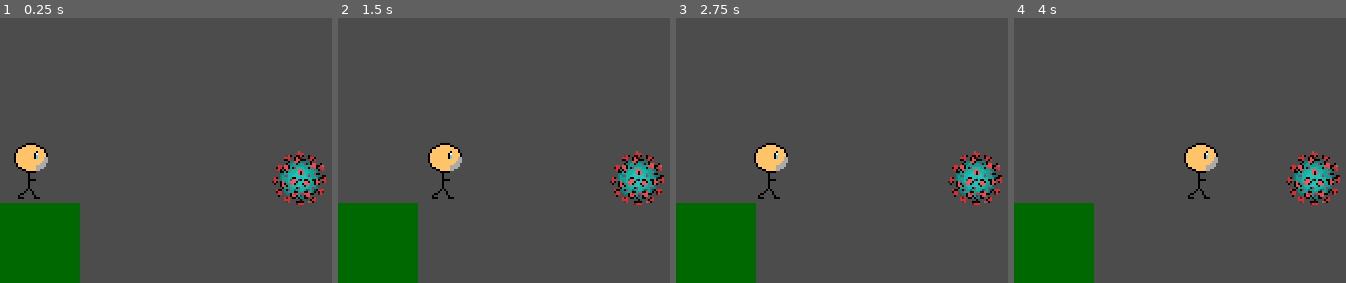
Above: before the commit, frames 1-4 (left to right).
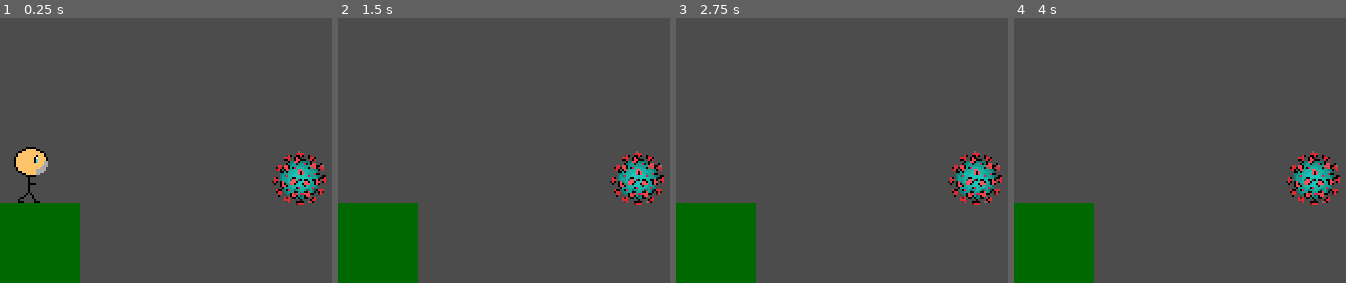
Above: after the commit, the same moments.

Repository: progsource/ssj2020_1
Game: Godot game, scene res://scenes/Game.tscn
Two runs of this game, one before a commit and one after it. Both use one fixed random seed, a clock stepped at 60 frames per second and the inputs below.
Inputs:
- Up to frame 1 (0.25 s): no input
- Up to frame 2 (1.5 s): tap Enter at 0.5 s; hold Right (ui_right) from 0.53 s (still down); tap Space (ui_select) at 0.6, 0.77, 1.07, 1.35 s
- Up to frame 3 (2.75 s): tap Space (ui_select) at 1.52, 1.82, 2.1 s; release Right (ui_right) at 2.03 s; hold Left (ui_left) from 2.03 s (still down)
- Up to frame 4 (4 s): release Left (ui_left) at 2.78 s; hold Right (ui_right) from 2.78 s (still down); tap Space (ui_select) at 2.85, 3.02, 3.32, 3.6, 3.77 s

The runs differ from the first frame. In frame 1, 0.7% of the frame differs, in the area x 4-15%, y 47-70%; in frame 2, 1.0%, in the area x 27-38%, y 47-69%; in frame 3, 1.0%; in frame 4, 1.0%.

Commit message:
Player can jump to death

Diff:
--- a/code/scripts/Player.gd
+++ b/code/scripts/Player.gd
@@ -1,34 +1,46 @@
 extends KinematicBody2D
 
 
-export(float, 10, 300, 0.01) var speed : float = 40.0
-
+export(int) var run_speed = 100
+export(int) var jump_speed = -400
+export(int) var gravity = 1200
 
 var is_paused : bool = false
-var direction : float = 0.0
+var velocity = Vector2()
+var jumping = false
 
 
 func _ready():
 	yield(get_tree(), "idle_frame")
 	get_tree().call_group("virus", "set_player", self)
 
+
 func _input(_event):
 	if is_paused:
 		return
 
-	direction = Input.get_action_strength("ui_right") - Input.get_action_strength("ui_left")
+	var direction : float = Input.get_action_strength("ui_right") - Input.get_action_strength("ui_left")
+	velocity.x = direction * run_speed
+
+	var jump = Input.is_action_just_pressed('ui_select')
+
+	if jump and is_on_floor():
+		jumping = true
+		velocity.y = jump_speed
 
 
 func _physics_process(delta):
 	if is_paused:
 		return
 
-	var force_x : float = direction * speed * delta
-	var force = Vector2(force_x, 0)
-	var collision = move_and_collide(force)
+	#velocity.x *= delta
+	velocity.y += gravity * delta
 
-	if collision:
-		print("collided")
+	if jumping and is_on_floor():
+		jumping = false
+
+	velocity = move_and_slide(velocity, Vector2(0, -1))
+
 
 func _on_update_game_state(var is_game_paused : bool):
 	is_paused = is_game_paused
